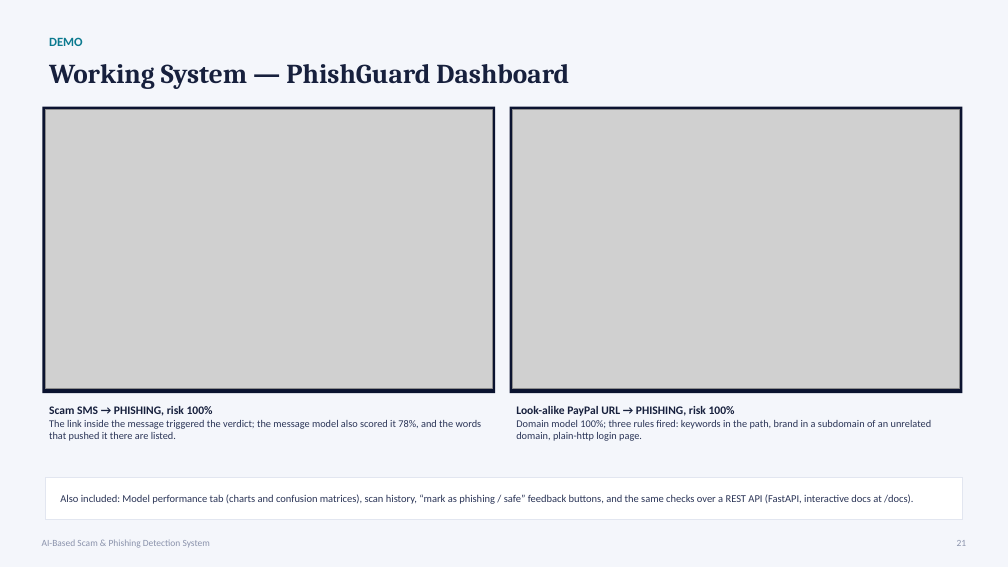
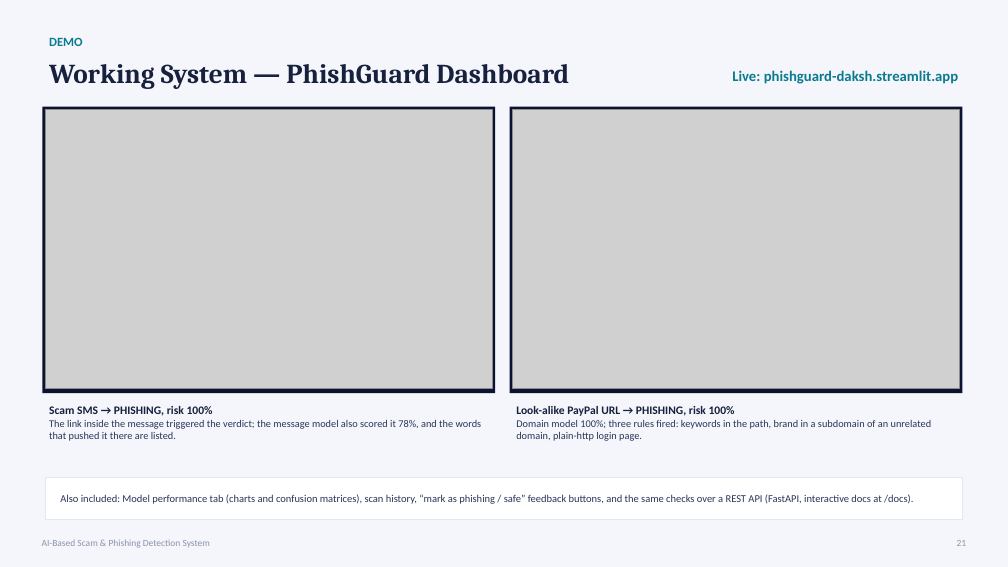
Before and after one commit to Dakshmehrotraa/phishguard, a slide deck: slide 21 of docs/AI_Scam_Phishing_Detection_Final.pptx. Drawn at 1008x567 pixels with LibreOffice and Linux fonts; fonts in the diff are those of the drawing; grey boxes stand for pictures. Boxes give left, top, right and bottom in pixels: in the first picture for what was removed or moved away, otherwise in the second. Text is boxed around its words. In the diff, an @@ line names an element or a change of style, - is before the commit and + after.

Commit message:
Deck: add the live demo link and CI to the tech stack and demo slides

```diff
--- a/docs/AI_Scam_Phishing_Detection_Final.pptx
+++ b/docs/AI_Scam_Phishing_Detection_Final.pptx
@@ text added at (x1=732, y1=70, x2=959, y2=84), 14 pt, text #0B7A8F, bold @@
+Live: phishguard-daksh.streamlit.app
```
Also in this commit, not shown: 1 other slide changed.
